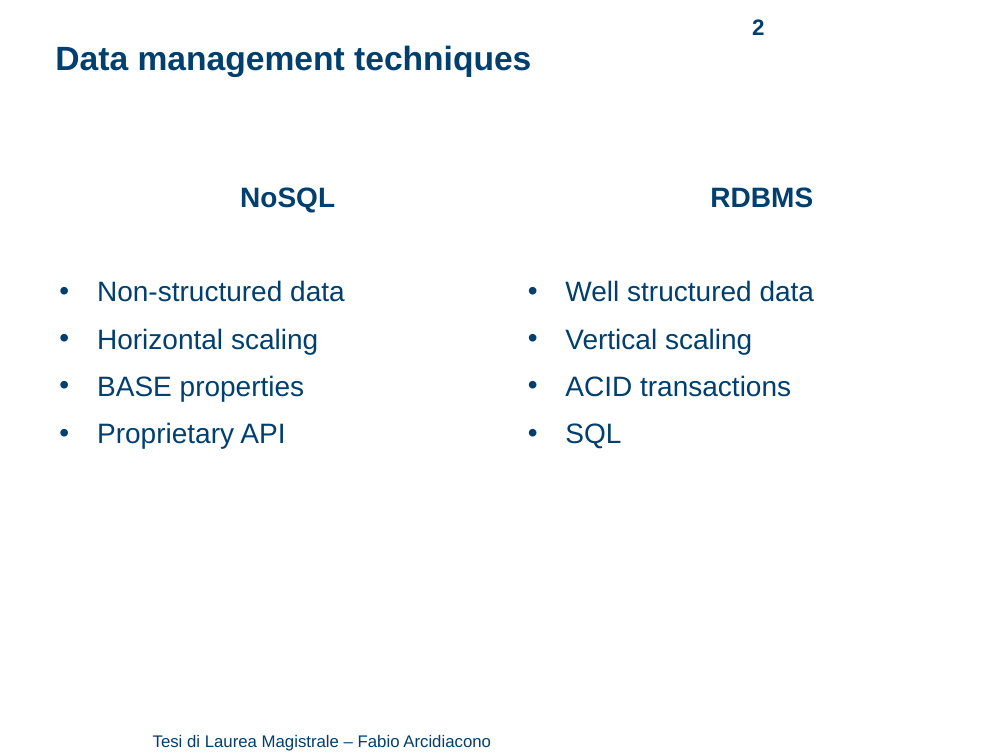
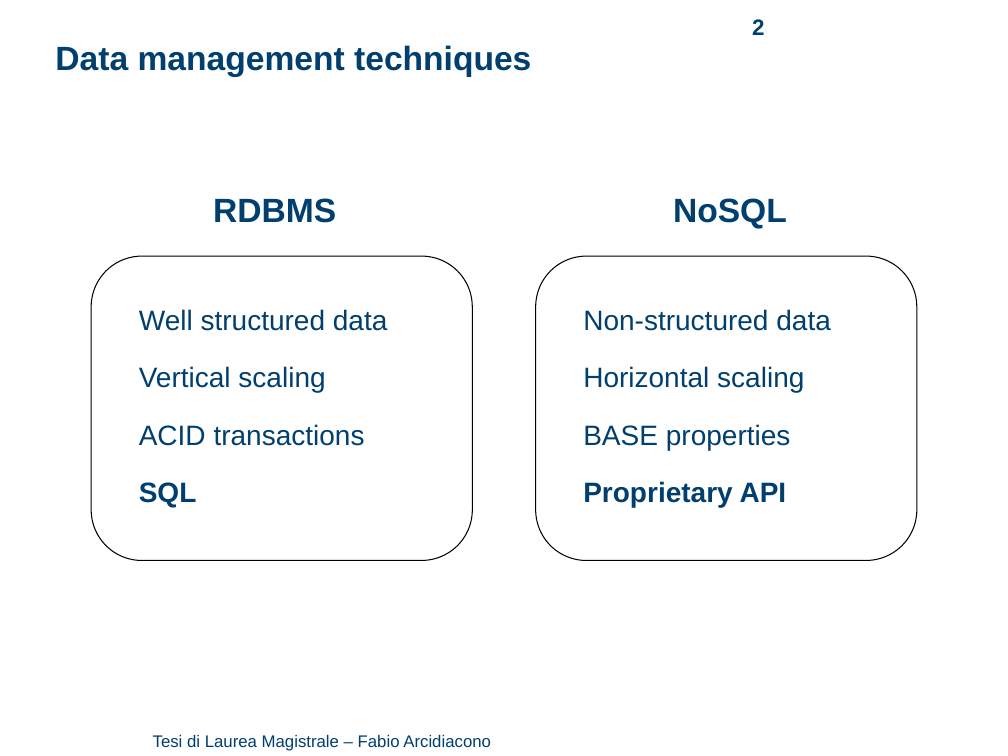
Before and after one commit to arci/thesis, a slide deck: slide 2 of presentation/ThesisPresentation.ppt. Drawn at 1008x756 pixels with LibreOffice and Linux fonts; fonts in the diff are those of the drawing; background and template pictures are left out. Boxes give left, top, right and bottom in pixels: in the first picture for what was removed or moved away, otherwise in the second. Text is boxed around its words. In the diff, an @@ line names an element or a change of style, - is before the commit and + after.

```diff
--- a/presentation/ThesisPresentation.ppt
+++ b/presentation/ThesisPresentation.ppt
@@ text added at (x1=213, y1=198, x2=336, y2=223), 24 pt, text #003F6E, bold @@
+RDBMS
@@ text at (x1=240, y1=187, x2=335, y2=212): paragraph removed @@
-NoSQL
@@ text added at (x1=673, y1=198, x2=787, y2=229), 24 pt, text #003F6E, bold @@
+NoSQL
@@ text at (x1=710, y1=187, x2=813, y2=208): paragraph removed @@
-RDBMS
@@ rounded rectangle added at (x1=91, y1=256, x2=472, y2=560), fill #FFFFFF, outline #000000 0.74 pt @@
@@ rounded rectangle added at (x1=535, y1=256, x2=916, y2=560), fill #FFFFFF, outline #000000 0.74 pt @@
@@ text "Well structured data" moved from (x1=565, y1=187, x2=814, y2=448) to (x1=139, y1=309, x2=387, y2=507) @@
@@ text "Well structured data" at (x1=139, y1=309, x2=387, y2=507): bold on in "SQL"; bullet • to none; line spacing 1.2 to 1.5 @@
@@ text "Non-structured data" moved from (x1=97, y1=187, x2=344, y2=448) to (x1=583, y1=309, x2=830, y2=507) @@
@@ text "Non-structured data" at (x1=583, y1=309, x2=830, y2=507): bold on in "Proprietary API"; bullet • to none; line spacing 1.2 to 1.5 @@
```
Also in this commit, not shown: 11 other slides changed, 12 slides added, 1 slide removed, 14 other files.
